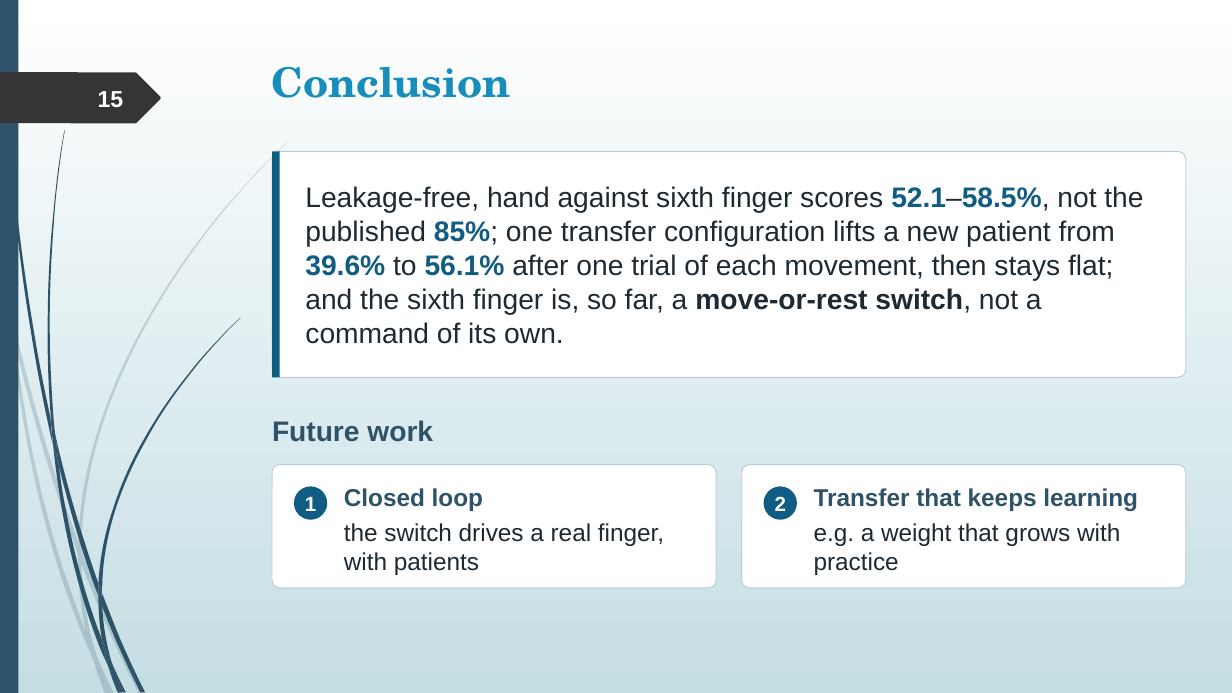
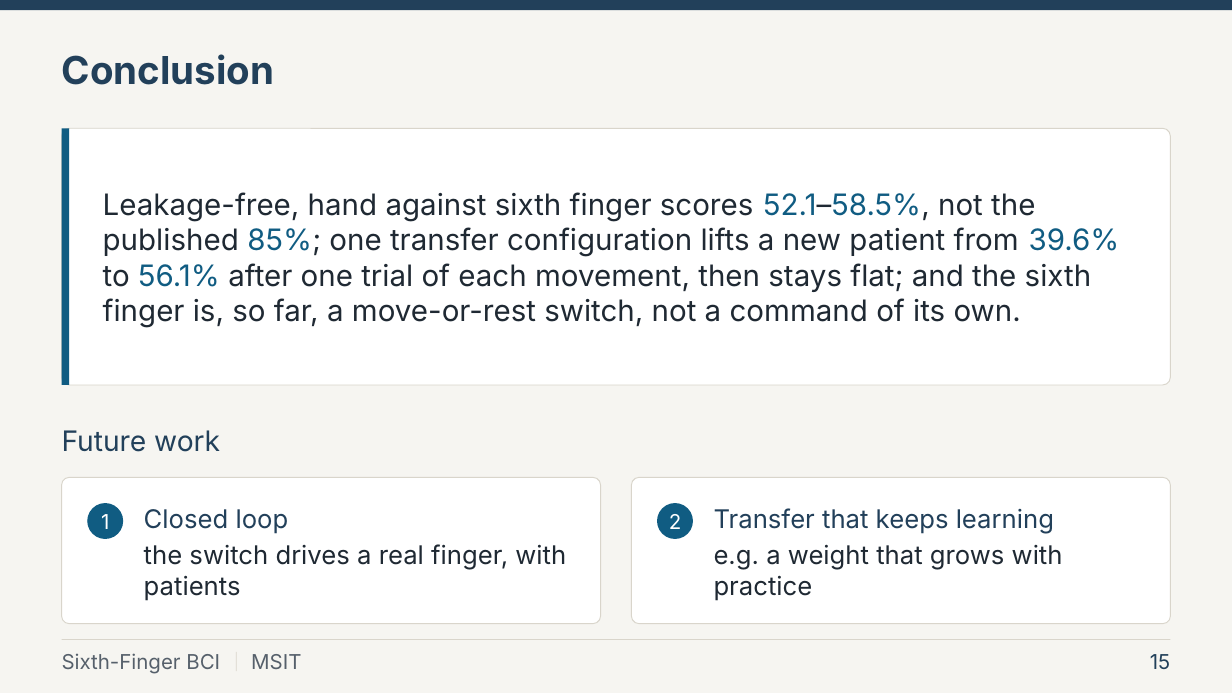
Before and after one commit to rajveeerr/sixth-finger-bci, a slide deck: slide 15 of report/slides/college/Sixth-Finger-BCI-Final-PPT.pptx. Drawn at 1232x693 pixels with LibreOffice and Linux fonts; fonts in the diff are those of the drawing. Boxes give left, top, right and bottom in pixels: in the first picture for what was removed or moved away, otherwise in the second. Text is boxed around its words. In the diff, an @@ line names an element or a change of style, - is before the commit and + after.

```diff
--- a/report/slides/college/Sixth-Finger-BCI-Final-PPT.pptx
+++ b/report/slides/college/Sixth-Finger-BCI-Final-PPT.pptx
@@ background gradient #FFFFFF to #C5DEE5 to #F6F5F1 @@
@@ rectangle removed at (0,0,18,693) @@
@@ rectangle added at (0,0,1232,10), fill #22405A @@
@@ title "Conclusion": place and size @@
-title "Conclusion" at (271,66,511,98)
+title "Conclusion" at (62,54,274,85)
@@ title "Conclusion" at (62,54,274,85): size 32 to 30 pt, font TeX Gyre Schola to Inter, text colour #178DBB to #22405A; vertical alignment top to middle @@
@@ freeform shape removed at (0,72,161,123) @@
@@ rectangle: place and size @@
-rectangle at (272,152,279,377)
+rectangle at (62,128,69,385)
@@ rounded rectangle: place and size @@
-rounded rectangle at (272,152,1186,377)
+rounded rectangle at (62,128,1171,385)
@@ text "Leakage-free, hand against sixth finger ...": place and size @@
-text "Leakage-free, hand against sixth finger ..." at (305,186,1143,344)
+text "Leakage-free, hand against sixth finger ..." at (103,192,1120,328)
@@ text "Leakage-free, hand against sixth finger ..." at (103,192,1120,328): size 22 to 23 pt, font Arial to Inter, text colour #1D2A33 to #1F2933; bold off in "52.1–58.5%, 85%; 39.6% 56.1% move-or-rest switch," @@
@@ text "Future work": place and size @@
-text "Future work" at (272,420,433,442)
+text "Future work" at (62,430,220,452)
@@ text "Future work" at (62,430,220,452): font Arial to Inter, text colour #2E5369 to #22405A, bold off @@
@@ outline #B9CDD6 0.75 pt to #D9D5CB 0.75 pt; proportions changed in 3 elements at (62,128,1171,385), (631,478,1170,624), (62,478,601,624) @@
@@ rounded rectangle: place and size @@
-rounded rectangle at (272,465,716,588)
+rounded rectangle at (62,478,601,624)
@@ rounded rectangle: place and size @@
-rounded rectangle at (742,465,1187,588)
+rounded rectangle at (631,478,1170,624)
@@ text "1" at (101,514,109,529): font Arial to Inter, bold off @@
@@ text "1": place and size @@
-text "1" at (305,497,316,511)
+text "1" at (101,514,109,529)
@@ ellipse: place and size @@
-ellipse at (294,486,327,519)
+ellipse at (87,503,123,539)
@@ text "Closed loop": place and size @@
-text "Closed loop" at (344,488,664,575)
+text "Closed loop" at (144,509,566,601)
@@ text "Closed loop" at (144,509,566,601): size 19 to 20 pt, font Arial to Inter; text colour #2E5369 to #22405A, bold off in "Closed loop"; text colour #1D2A33 to #1F2933 in "the switch drives a real finger, with ..." @@
@@ text "2": place and size @@
-text "2" at (775,496,786,511)
+text "2" at (669,514,681,529)
@@ ellipse: place and size @@
-ellipse at (763,486,797,519)
+ellipse at (657,503,693,539)
@@ text "2" at (669,514,681,529): font Arial to Inter, bold off @@
@@ text "Transfer that keeps learning": place and size @@
-text "Transfer that keeps learning" at (814,488,1138,575)
+text "Transfer that keeps learning" at (714,508,1063,601)
@@ text "Transfer that keeps learning" at (714,508,1063,601): size 19 to 20 pt, font Arial to Inter; text colour #2E5369 to #22405A, bold off in "Transfer that keeps learning"; text colour #1D2A33 to #1F2933 in "e.g. a weight that grows with practice" @@
@@ rectangle added at (62,640,1171,640), fill #D9D5CB @@
@@ text added at (62,653,220,674), 16 pt, text #56606B @@
+Sixth-Finger BCI
@@ group removed at (0,141,288,693): 10 freeform shapes @@
@@ group removed at (3,0,240,693): 12 freeform shapes @@
@@ rectangle added at (236,653,237,672), fill #D9D5CB @@
@@ text added at (251,654,301,669), 16 pt, text #56606B @@
+MSIT
@@ page number: place and size @@
-page number at (98,91,124,108)
+page number at (1150,654,1170,669)
@@ page number at (1150,654,1170,669): size 18 to 16 pt, font Arial to Inter, text colour #FEFFFF to #22405A, bold off; vertical alignment middle to top @@
```
Also in this commit, not shown: 17 other slides changed, 7 other files.
